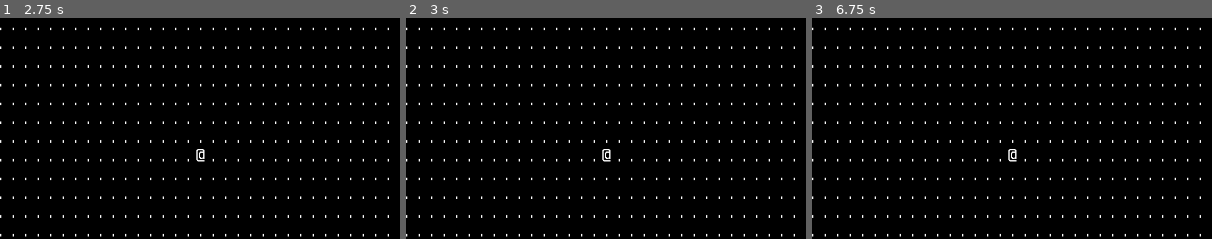
Above: before the commit, frames 1-3 (left to right).
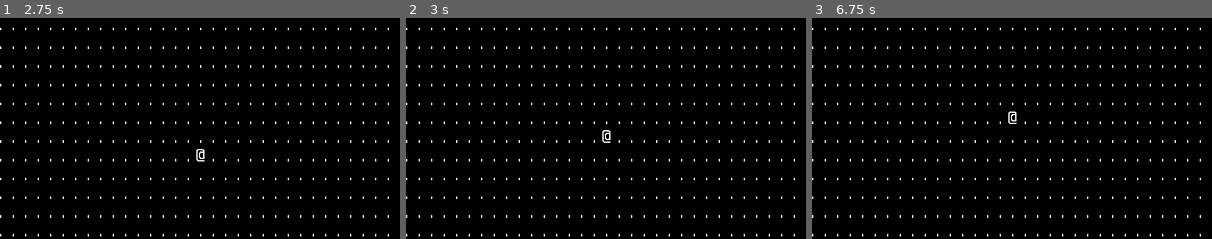
Above: after the commit, the same moments.

Repository: Coronyt/winternocte
Game: Godot game, scene res://world.tscn
Two runs of this game, one before a commit and one after it. Both use one fixed random seed, a clock stepped at 60 frames per second and the inputs below.
Inputs:
- Up to frame 1 (2.75 s): tap Enter at 0.5, 2 s; hold Right (right, bound only after the commit) 0.53-1.28 s; tap Space at 1.25 s; hold Down (down, bound only after the commit) 1.28-2.03 s; hold Right (right, bound only after the commit) from 2.03 s (still down)
- Up to frame 2 (3 s): tap Space at 2.75 s; release Right (right, bound only after the commit) at 2.78 s; hold Up (up, bound only after the commit) from 2.78 s (still down)
- Up to frame 3 (6.75 s): tap Enter at 3.5 s; release Up (up, bound only after the commit) at 3.53 s; hold Left (left, bound only after the commit) 3.53-5.03 s; tap Space at 4.25 s; hold Down (down, bound only after the commit) 5.03-5.78 s; hold Right (right, bound only after the commit) 5.78-6.53 s; hold Up (up, bound only after the commit) from 6.53 s (still down)
The pictures show only the part of the screen within x 30-80%, y 50-100%; the shares and areas given below are measured in that part.

Frame 1 is identical in both runs. In frame 2, 0.2% of the frame differs, in the area x 49-52%, y 50-66%; in frame 3, 0.2%, in the area x 49-52%, y 42-66%.

Commit message:
Basic player movement and turn cycle functionality

Diff:
--- a/action.gd
+++ b/action.gd
@@ -1,3 +1,7 @@
+@abstract()
 class_name Action extends Node
 
-# TODO
+var actor: Entity
+
+@abstract()
+func perform()
--- a/game.gd
+++ b/game.gd
@@ -1,4 +1,7 @@
 extends Node
+
+var _canvas: Canvas
+var _entities: EntityGroup
 
 var demo_level = [
 	[1,1,1,1,1,1,1,1,1,1,1,1,1,1,1,1,1,1,1,1,1,1,1,1,1,1,1,1,1,1,1,1,1,1,1,1,1,1,1,1,1,1,1,1,1,1,1,1,1,1,1,1,1,1,1,1,1,1,1,1,1,1,1,1],
@@ -44,6 +47,16 @@
 	for entity: Entity in entities.get_children():
 		canvas.get_cell(entity.pos).set_entity(entity.glyph)
 
+var action_queue: Array[Action] = []
+
 # execute action commands from array (queue?) and cycle the turn
 func cycle_turn():
-	pass
+	while(action_queue):
+		var action: Action = action_queue.pop_front()
+		action.perform()
+	# afterwards re-render cells and entities
+	# TODO
+	#print(_canvas)
+	#print(_entities)
+	Game.update_cells(_canvas) # TODO - pass level as arg
+	Game.render_entities(_canvas, _entities)
--- /dev/null
+++ b/move.gd
@@ -0,0 +1,12 @@
+class_name Move extends Action
+
+enum Direction {UP, DOWN, LEFT, RIGHT}
+
+var dir: Direction
+#var dest: Position
+
+# move the actor's position coords to the target destination
+func perform():
+	if self.dir == Direction.UP:
+		print("up command is being performed")
+		self.actor.pos.y = self.actor.pos.y - 1
--- a/player.gd
+++ b/player.gd
@@ -4,3 +4,25 @@
 	self.pos.x = 35
 	self.pos.y = 19
 	self.glyph = 1
+
+func _process(_delta):
+	if Input.is_action_just_pressed("up"):
+		#print("up")
+		var action = Move.new() # TODO - should use constructor method
+		action.dir = "UP"
+		action.actor = self
+		#var position = Position.new() # TODO - should use constructor method
+		#position.x = self.pos.x - 1
+		#position.y = self.pos.y
+		#action.dest = position
+		#print(action.dir)
+		Game.action_queue.append(action)
+		# moving will always force a turn cycle
+		Game.cycle_turn()
+		pass
+	if Input.is_action_just_pressed("down"):
+		pass
+	if Input.is_action_just_pressed("left"):
+		pass
+	if Input.is_action_just_pressed("right"):
+		pass
--- a/project.godot
+++ b/project.godot
@@ -25,6 +25,29 @@
 window/size/viewport_width=1280
 window/size/viewport_height=720
 
+[input]
+
+up={
+"deadzone": 0.2,
+"events": [Object(InputEventKey,"resource_local_to_scene":false,"resource_name":"","device":-1,"window_id":0,"alt_pressed":false,"shift_pressed":false,"ctrl_pressed":false,"meta_pressed":false,"pressed":false,"keycode":0,"physical_keycode":4194320,"key_label":0,"unicode":0,"location":0,"echo":false,"script":null)
+]
+}
+down={
+"deadzone": 0.2,
+"events": [Object(InputEventKey,"resource_local_to_scene":false,"resource_name":"","device":-1,"window_id":0,"alt_pressed":false,"shift_pressed":false,"ctrl_pressed":false,"meta_pressed":false,"pressed":false,"keycode":0,"physical_keycode":4194322,"key_label":0,"unicode":0,"location":0,"echo":false,"script":null)
+]
+}
+left={
+"deadzone": 0.2,
+"events": [Object(InputEventKey,"resource_local_to_scene":false,"resource_name":"","device":-1,"window_id":0,"alt_pressed":false,"shift_pressed":false,"ctrl_pressed":false,"meta_pressed":false,"pressed":false,"keycode":0,"physical_keycode":4194319,"key_label":0,"unicode":0,"location":0,"echo":false,"script":null)
+]
+}
+right={
+"deadzone": 0.2,
+"events": [Object(InputEventKey,"resource_local_to_scene":false,"resource_name":"","device":-1,"window_id":0,"alt_pressed":false,"shift_pressed":false,"ctrl_pressed":false,"meta_pressed":false,"pressed":false,"keycode":0,"physical_keycode":4194321,"key_label":0,"unicode":0,"location":0,"echo":false,"script":null)
+]
+}
+
 [rendering]
 
 renderer/rendering_method="gl_compatibility"
--- a/world.gd
+++ b/world.gd
@@ -6,3 +6,5 @@
 func _ready():
 	Game.update_cells(_canvas) # TODO - pass level as arg
 	Game.render_entities(_canvas, _entities)
+	Game._canvas = _canvas
+	Game._entities = _entities
Not shown, added: move.gd.uid
